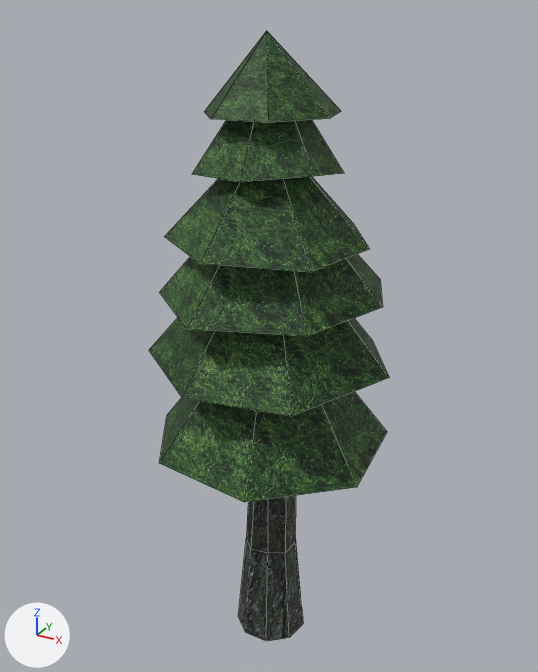
The OBJ model res/models/hillTree3/hillTree3.obj: old version first, new version second.
Camera for both pictures: a 50 mm lens placed at (1.71, -3.13, 2.75), pointed at (-0.06, 0.08, 1.14). The lights are fixed; the arrows at lower left show +X, +Y and +Z. Mesh edges are drawn as thin lines. Where no turn or scale is listed for an object, it has been applied to the vertices.

Objects in the first picture: 'leaves_Cone.005', 'wood_Cylinder'.
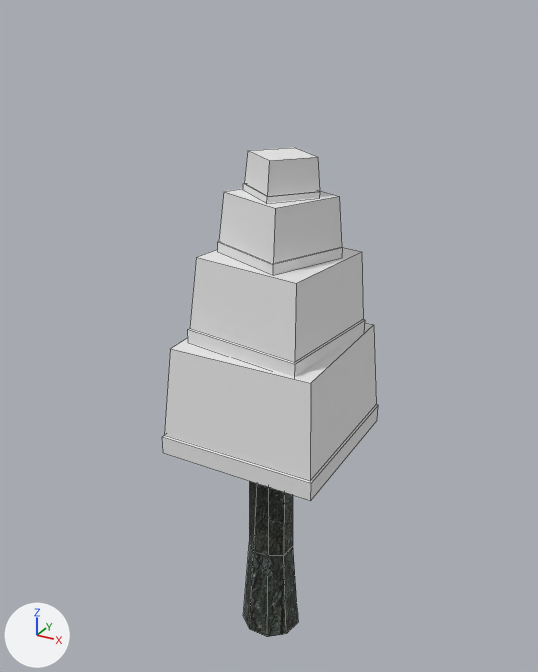
What differs and where, as boxes (x1, y1, x2, y2) in the pictures (538 x 672 px):
'leaves_Cone.005', deleted
    before: (149, 31, 389, 502)
'Cube.004', added
    after: (162, 147, 378, 501)
'wood_Cylinder', reshaped
    before: (238, 496, 303, 641)
    after: (243, 481, 298, 637)

Diff of the bpy script that builds the scene:
```diff
--- a/res/models/hillTree3/hillTree3.obj.py
+++ b/res/models/hillTree3/hillTree3.obj.py
@@ mat_foliage @@
+mat_foliage = principled_material('foliage')
+mat_foliage.base_color = (0.8, 0.8, 0.8)  # white #e7e7e7
+mat_foliage.roughness = 1.0
@@ me_wood_cylinder @@
 # used by ob_wood_cylinder; location = (0.0, 0.0, 0.0)
-me_wood_cylinder.from_pydata(...)  # 36 vertices, 27 faces; spans x -0.2..0.21, y -0.19..0.21, z -0.72..0.82
+me_wood_cylinder.from_pydata(...)  # 36 vertices, 27 faces; spans x -0.17..0.17, y -0.16..0.17, z -0.72..0.73
+# me_wood_cylinder part 1: 36 of 36 vertices moved; they spanned x -0.2..0.21, y -0.19..0.21, z -0.72..0.82 and now span x -0.17..0.17, y -0.16..0.17, z -0.72..0.73; mean shift (0.0, 0.0, -0.04); largest move (0.07, 0.08, 0.82) -> (0.07, 0.08, 0.73)
 me_wood_cylinder.materials.append(mat_wood)
@@ me_cube_004 @@
+me_cube_004.from_pydata(...)  # 64 vertices, 56 faces; spans x -0.42..0.46, y -0.44..0.44, z 0.58..2.13
+me_cube_004.materials.append(mat_foliage)  # white #e7e7e7
@@ ob_leaves_cone_005 @@
-ob_leaves_cone_005 = bpy.data.objects.new('leaves_Cone.005', me_leaves_cone_005)
-ob_leaves_cone_005.location = (0.0, 0.0, 0.0)
@@ ob_cube_004 @@
+ob_cube_004 = bpy.data.objects.new('Cube.004', me_cube_004)
+ob_cube_004.location = (0.0, 0.0, 0.0)
```
